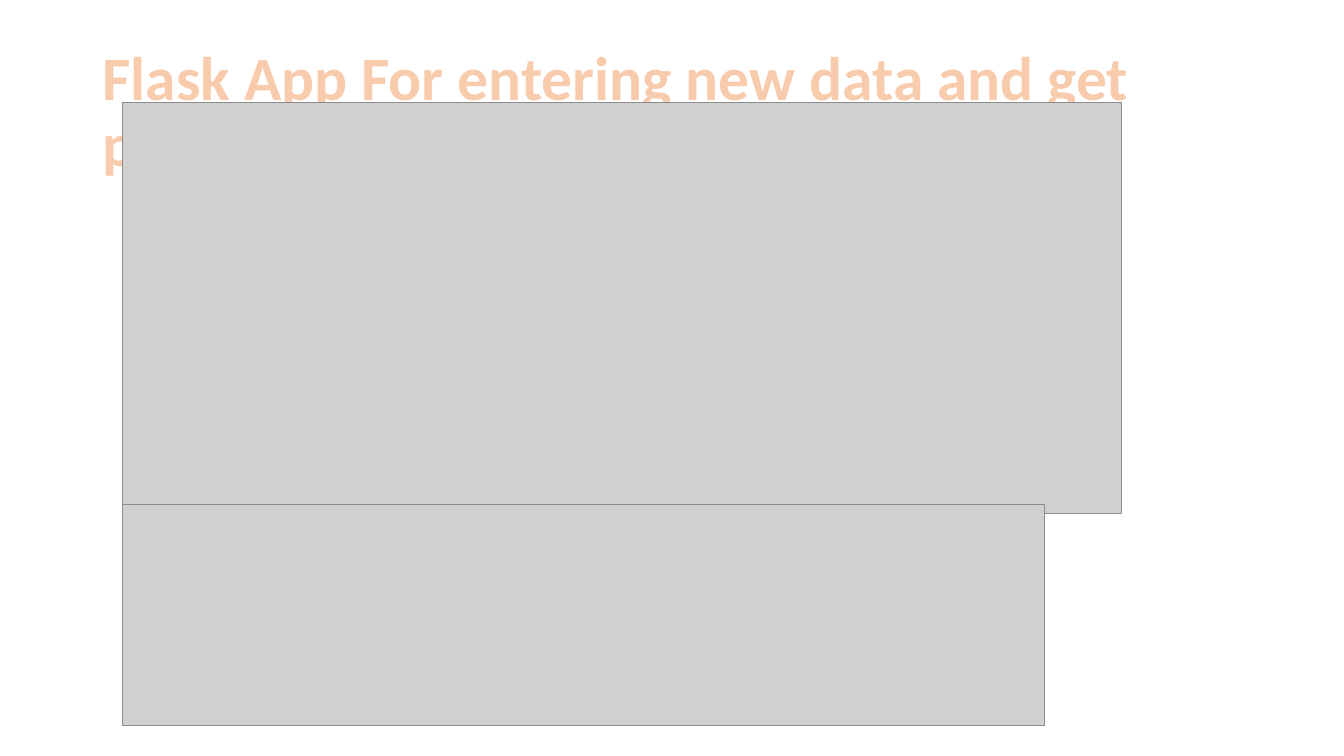
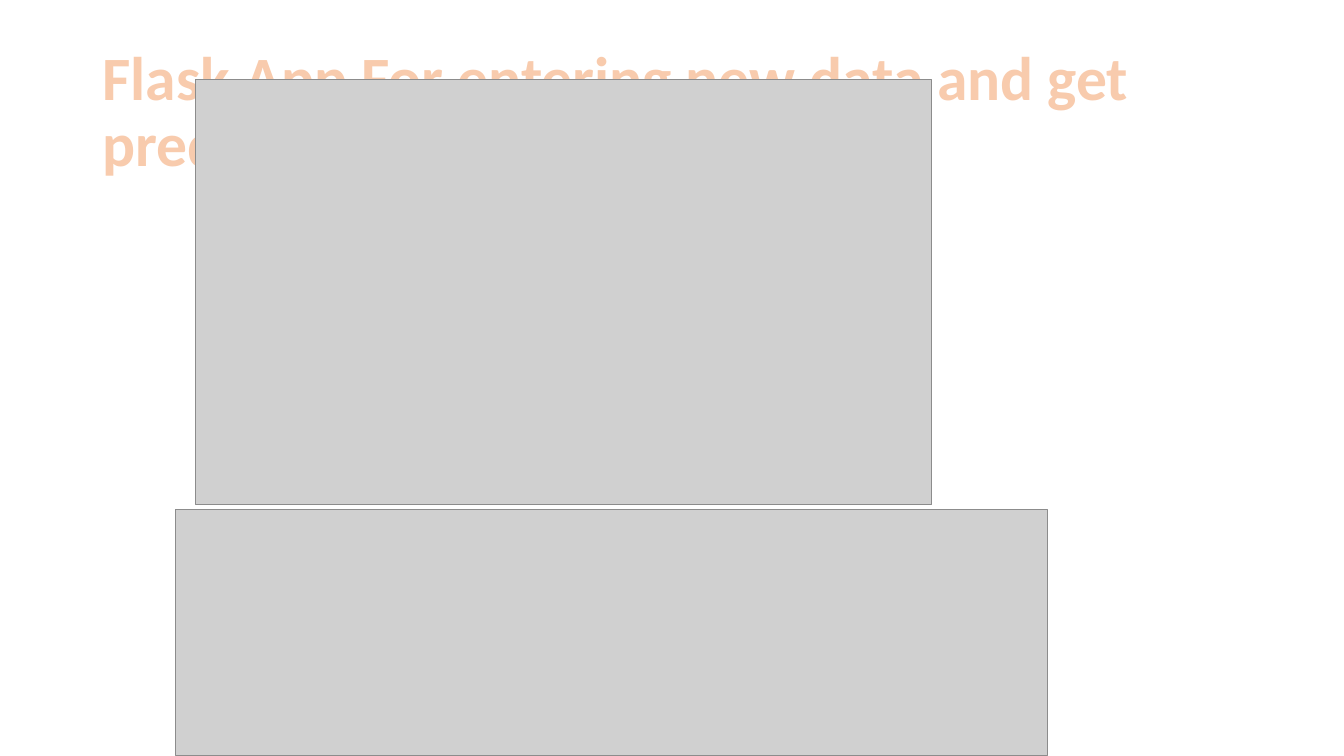
Before and after one commit to vikra8pc/FinalProject_RutgersDS, a slide deck: slide 25 of Presentation.pptx. Drawn at 1344x756 pixels with LibreOffice and Linux fonts; fonts in the diff are those of the drawing; grey boxes stand for pictures. Boxes give left, top, right and bottom in pixels: in the first picture for what was removed or moved away, otherwise in the second. Text is boxed around its words. In the diff, an @@ line names an element or a change of style, - is before the commit and + after.

Commit message:
updated slides

```diff
--- a/Presentation.pptx
+++ b/Presentation.pptx
@@ picture: place and size @@
-picture at box(122, 103, 1121, 513)
+picture at box(196, 80, 932, 505)
@@ picture: place and size @@
-picture at box(122, 505, 1045, 725)
+picture at box(175, 510, 1048, 756)
```
Also in this commit, not shown: 1 other slide changed, 1 other file.
